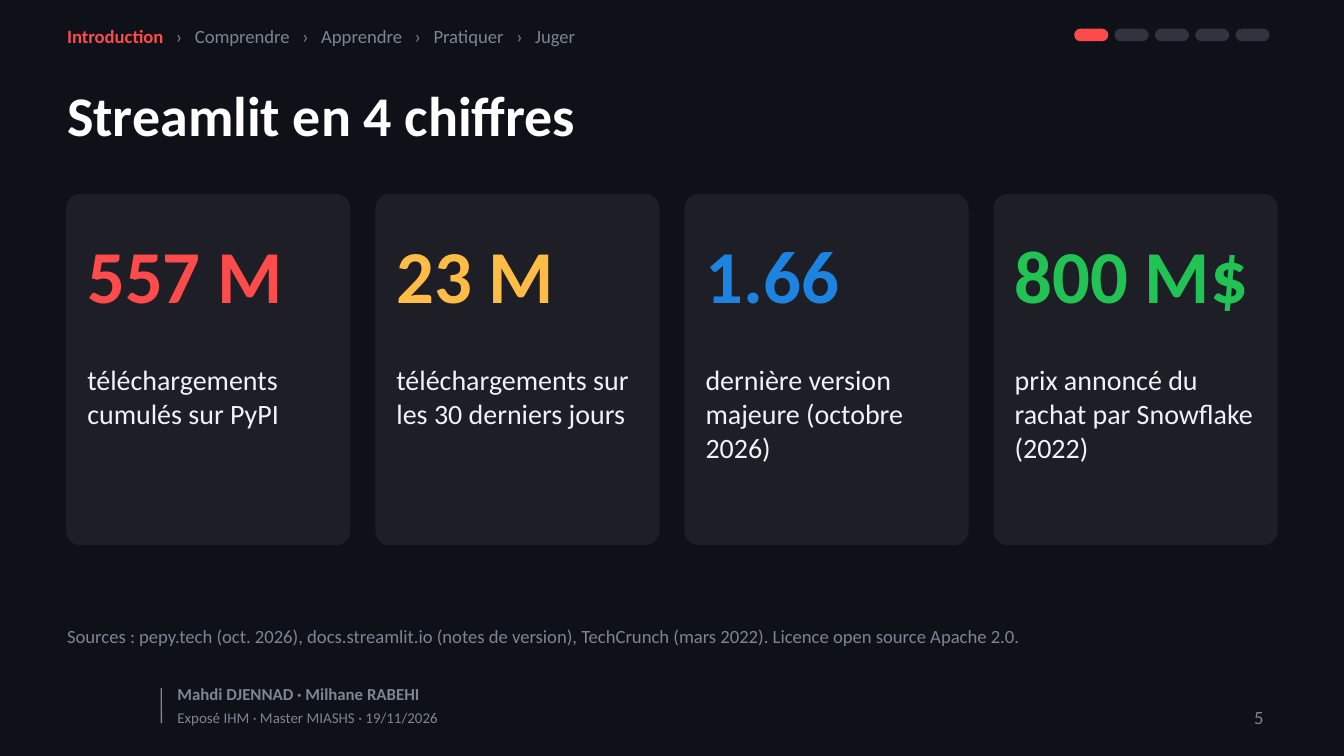
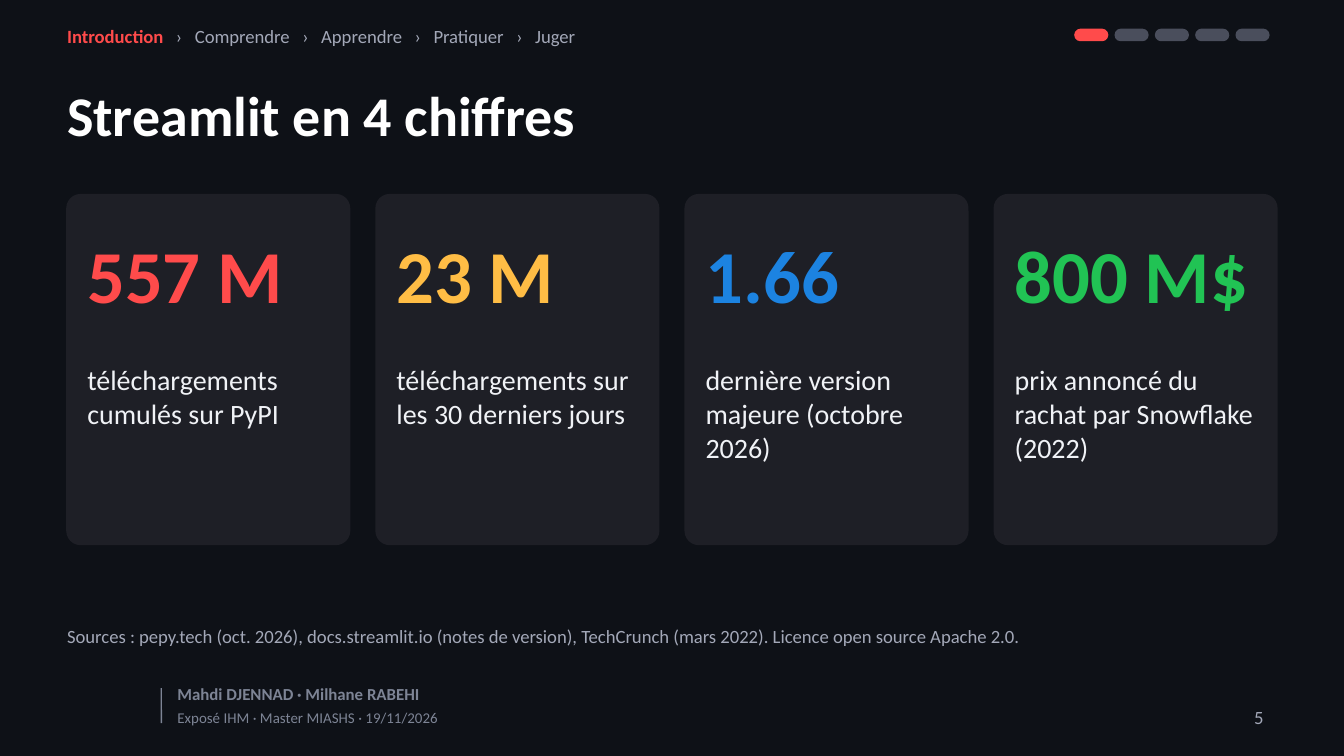
Before and after one commit to Milhane69/Portfolio-RABEHI-Milhane, a slide deck: slide 5 of Streamlit_Expose_IHM_G5.pptx. Drawn at 1344x756 pixels with LibreOffice and Linux fonts; fonts in the diff are those of the drawing; background and template pictures are left out. Boxes give left, top, right and bottom in pixels: in the first picture for what was removed or moved away, otherwise in the second. Text is boxed around its words. In the diff, an @@ line names an element or a change of style, - is before the commit and + after.

```diff
--- a/Streamlit_Expose_IHM_G5.pptx
+++ b/Streamlit_Expose_IHM_G5.pptx
@@ text "Introduction › Comprendre › Apprendre ..." at [67,30,575,46]: text colour #7D8495 to #A3A8B8 in "› Comprendre › Apprendre › Pratiquer › ..." @@
@@ fill #31333F to #4A4E5C; outline #31333F 1 pt to #4A4E5C 1 pt in 4 elements at [1116,30,1148,40], [1156,30,1188,40], [1196,30,1228,40], [1236,30,1269,40] @@
@@ text "Sources : pepy.tech (oct. 2026), ..." at [67,629,1019,646]: text colour #7D8495 to #A3A8B8 @@
@@ page number at [1254,712,1263,724]: text colour #7D8495 to #A3A8B8 @@
```
Also in this commit, not shown: 39 other slides changed, 6 other files.
